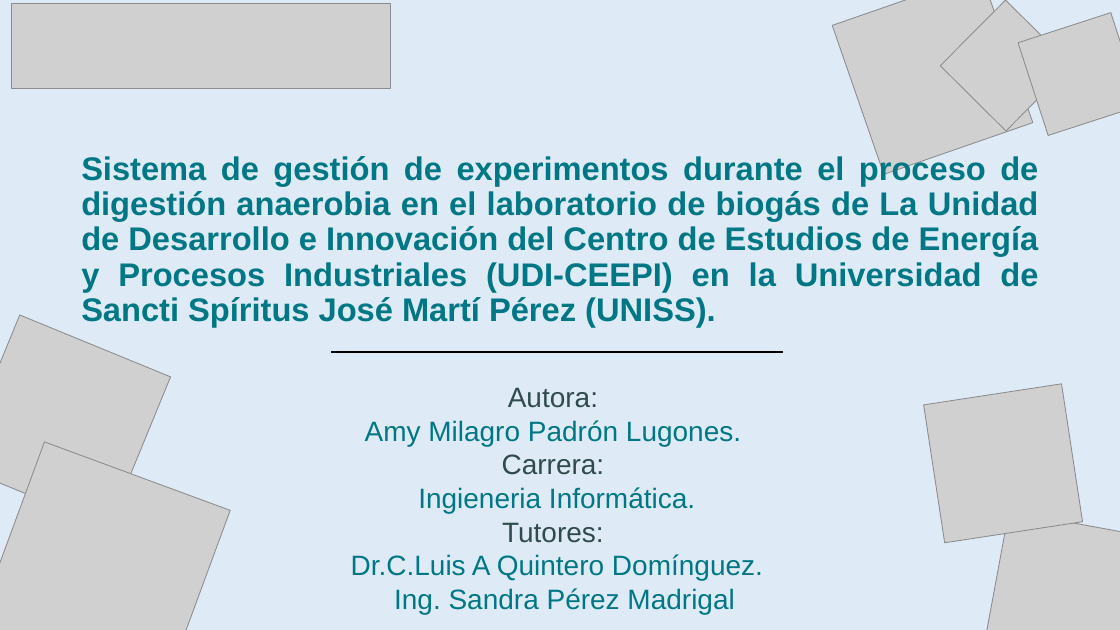
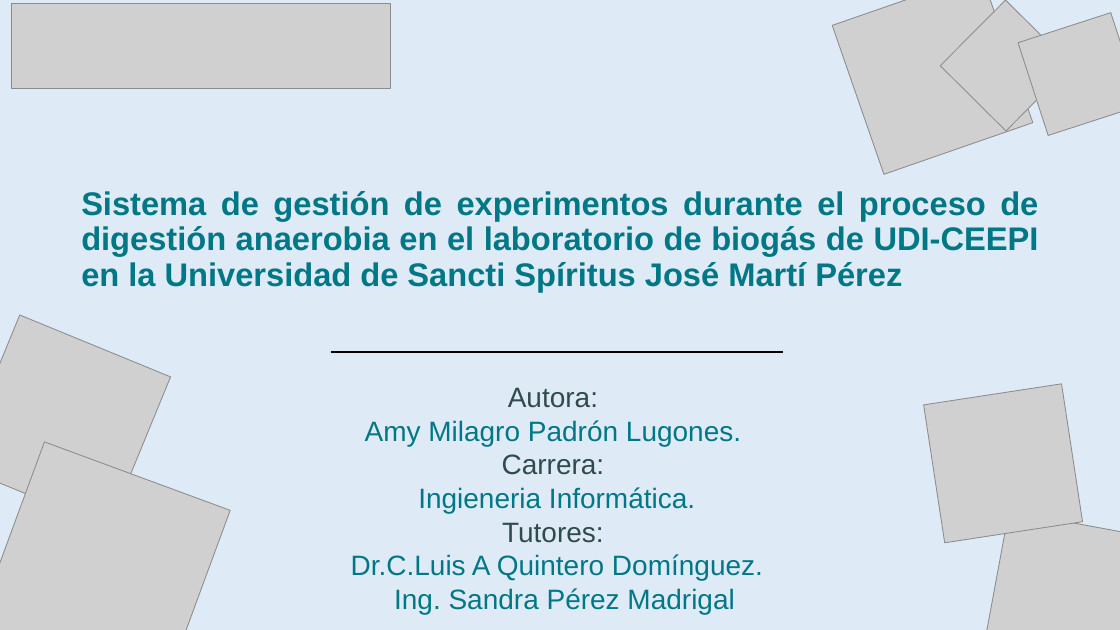
Before and after one commit to amypadron/prower_tesis, a slide deck: slide 1 of Digestión anaerobía.Original.pptx. Drawn at 1120x630 pixels with LibreOffice and Linux fonts; fonts in the diff are those of the drawing; grey boxes stand for pictures. Boxes give left, top, right and bottom in pixels: in the first picture for what was removed or moved away, otherwise in the second. Text is boxed around its words. In the diff, an @@ line names an element or a change of style, - is before the commit and + after.

```diff
--- a/Digestión anaerobía.Original.pptx
+++ b/Digestión anaerobía.Original.pptx
@@ text at bbox=[81, 191, 1039, 291]: text changed @@
-Sistema de gestión de experimentos durante el proceso de digestión anaerobia en el laboratorio de biogás de La Unidad de Desarrollo e Innovación del Centro de Estudios de Energía y Procesos Industriales (UDI-CEEPI) en la Universidad de Sancti Spíritus José Martí Pérez (UNISS).
+Sistema de gestión de experimentos durante el proceso de digestión anaerobia en el laboratorio de biogás de UDI-CEEPI en la Universidad de Sancti Spíritus José Martí Pérez
```
Also in this commit, not shown: 2 other slides changed.
